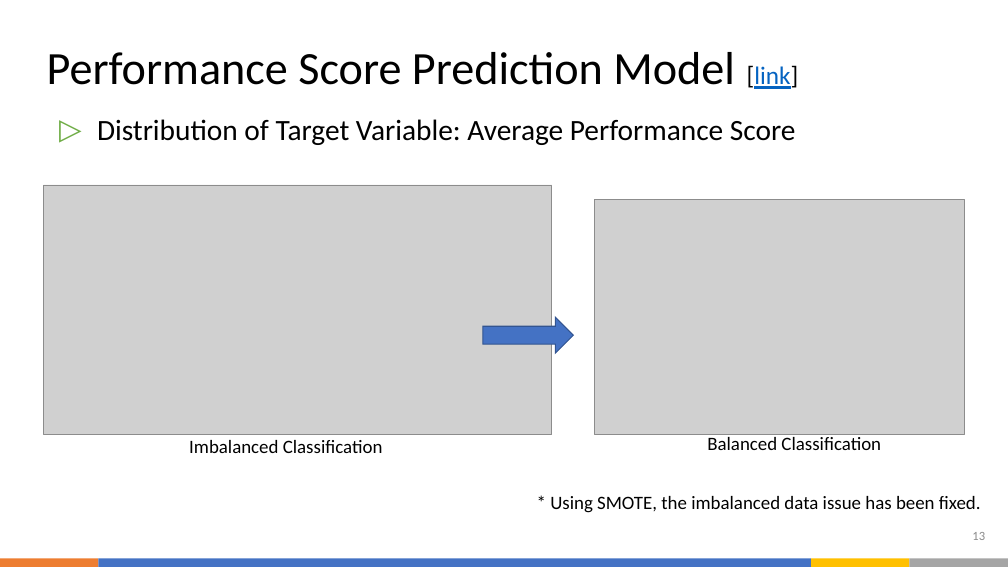
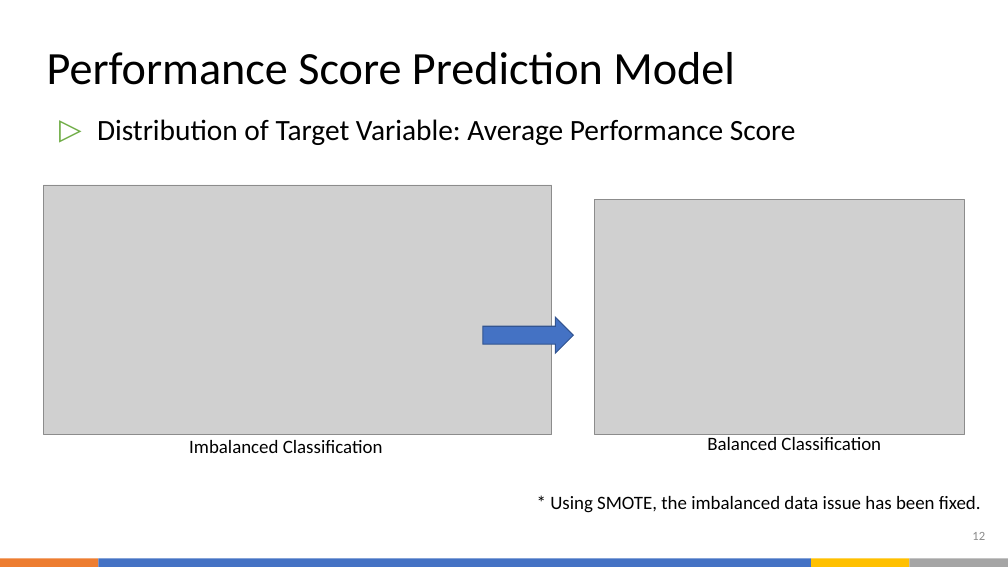
Before and after one commit to oliviahs/People_Analytics_for_UN, a slide deck: slide 12 of PPT.pptx (slide 13 before the commit). Drawn at 1008x567 pixels with LibreOffice and Linux fonts; fonts in the diff are those of the drawing; grey boxes stand for pictures. Boxes give left, top, right and bottom in pixels: in the first picture for what was removed or moved away, otherwise in the second. Text is boxed around its words. In the diff, an @@ line names an element or a change of style, - is before the commit and + after.

```diff
--- a/PPT.pptx
+++ b/PPT.pptx
@@ title at [47, 52, 735, 85]: text changed @@
-Performance Score Prediction Model [link]
+Performance Score Prediction Model
```
Also in this commit, not shown: 5 other slides changed, 1 slide removed, 9 other files.
